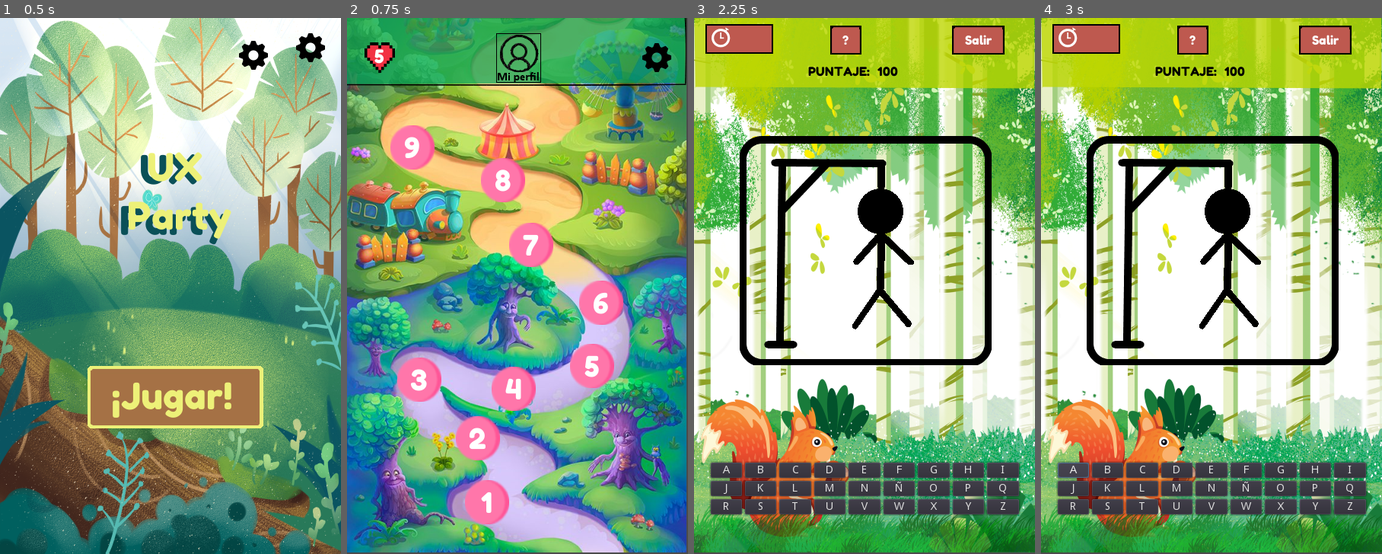
Above: before the commit, frames 1-4 (left to right).
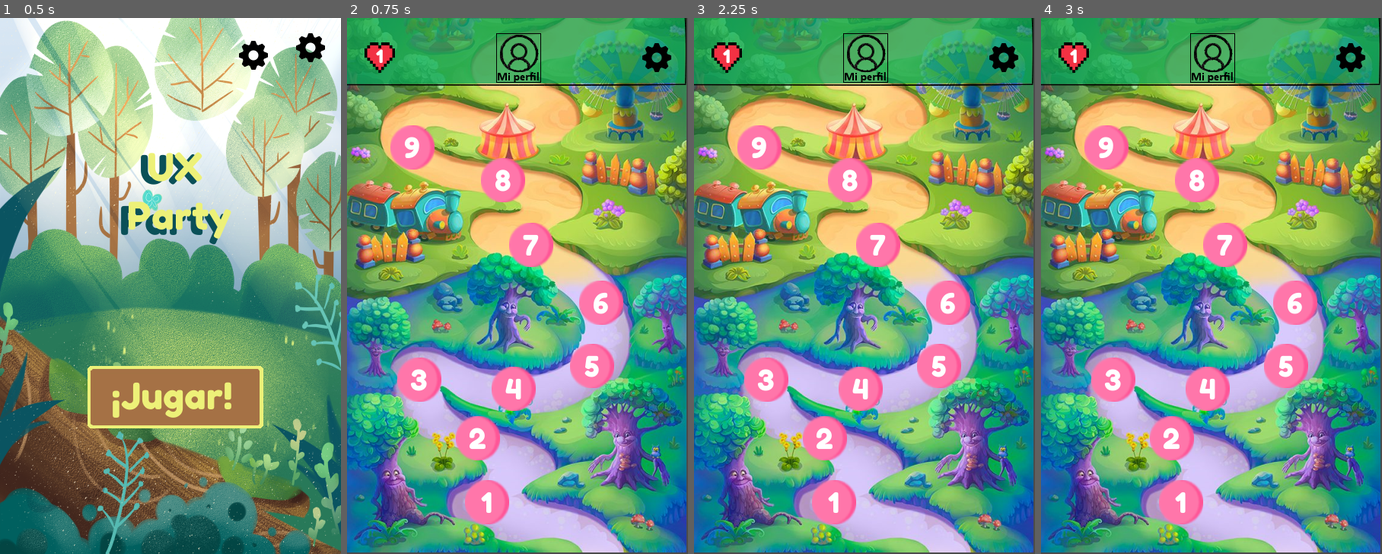
Above: after the commit, the same moments.

Repository: alexiaCat/Ux-Party
Game: Godot game, scene res://main/Main.tscn
Same seed, same stepped clock (60 frames per second), same inputs: the game is played once before the commit and once after it.
Inputs (mouse positions are in pixels of both pictures, inside the frame that each line leads up to):
- Up to frame 1 (0.5 s): no input
- Up to frame 2 (0.75 s): click "¡Jugar!" at 0.5 s
- Up to frame 3 (2.25 s): click "5" at 1.25 s; click "1" at 2 s
- Up to frame 4 (3 s): click (1071, 468) at 2.75 s, where only the run before the commit has a clickable "A"

Frame 1 is identical in both runs. In frame 2, less than 0.1% of the frame differs, in the area x 8-11%, y 5-9%; in frame 3, 98%, in the area x 0-100%, y 0-100%; in frame 4, 98%.
Error after the commit: Invalid call. Nonexistent 'String' constructor. (res://gamehandler.gd:45)

Commit message:
funciona el ahorcado xd

Diff:
--- a/gamehandler.gd
+++ b/gamehandler.gd
@@ -1,8 +1,12 @@
 extends Node
 
 var counterhangedgame
-var vidas_jugador = 5
+#cantidad maxima de vidas, comparar con vidas jugador ya que no puede exceder las 5
+const max_vidas = 5
+var vidas_jugador
 var time_left = 60
+# Luego de pasados 4 minutos desde la pérdida de una vida se repondrá la vida perdida.
+var life_recharge = 240
 var puntajeglobal = 0
 var turno = true
 var pnivel1
@@ -27,10 +31,15 @@
 var level7 = false
 var level8 = false
 
-
 # Called when the node enters the scene tree for the first time.
 func _ready():
 	pass # Replace with function body.
+
+func comparar_vidas():
+	if (vidas_jugador > max_vidas):
+		vidas_jugador = vidas_jugador
+	else:
+		vidas_jugador = 5
 
 func update_vidas():
 	get_tree().get_nodes_in_group("vidasjugador")[0].text = String(vidas_jugador)
--- /dev/null
+++ b/hanged_game/Letters.gd
@@ -0,0 +1,86 @@
+extends Node2D
+
+export (String) var input
+var line = preload("res://hanged_game/Letters.tscn")
+onready var apretarletra_s : AudioStreamPlayer = get_node("click_letter")
+
+
+var arr_labels = []
+var alpha = []
+var arr_spaces = []
+var words = ["UX", "EXPERIENCIA"]
+
+var length
+var temp
+
+signal notthere
+signal youwin
+signal mayoi
+# Called when the node enters the scene tree for the first time.
+func _ready():
+	randomize()
+	input = words[randi() % words.size()]
+	temp = input
+	arr_labels.clear()
+	alpha.clear()
+	arr_spaces.clear()
+
+	temp = temp.replace(" ", "/")
+
+	initialize()
+
+	temp = temp.replace("/", "")
+	length = temp.length()
+
+
+func initialize():
+	var pos = $start.position
+	var counter = 0
+
+	for i in temp:
+		var space = line.instance()
+		arr_spaces.append(space)
+		space.position = pos
+		space.translate(Vector2(35 * counter, 0))
+		var lab = space.get_node("letter")
+		if i != "/":
+			arr_labels.append(lab)
+		elif i == "/":
+			var temp_line = space.get_node("line")
+			temp_line.hide()
+
+		add_child(space)
+		counter = counter + 1
+
+
+func not_there():
+	emit_signal("notthere")
+# Called every frame. 'delta' is the elapsed time since the previous frame.
+#func _process(delta):
+#	pass
+
+
+func handle_string(s):
+	apretarletra_s.play()
+	var pos = temp.find(s)
+	if pos != -1:
+		for i in range(pos, length):
+			if temp.substr(i, 1) == s:
+				arr_labels[i].text = s
+		temp = temp.replace(s, "/")
+		alpha.append(s)
+	elif alpha.find(s) != -1:
+		pass
+	else:
+		emit_signal("notthere")
+
+	win()
+
+func win():
+	var slash_counter = 0
+	for i in temp:
+		if i == "/":
+			slash_counter = slash_counter + 1
+	if slash_counter == length:
+		print("ganaste oezi")
+		emit_signal("youwin")
--- /dev/null
+++ b/hanged_game/Letters.tscn
@@ -0,0 +1,20 @@
+[gd_scene format=2]
+
+[node name="Letters" type="Node2D"]
+
+[node name="line" type="Line2D" parent="."]
+position = Vector2( 268, -252 )
+points = PoolVector2Array( -270, 251, -248, 251 )
+width = 3.0
+default_color = Color( 0, 0, 0, 1 )
+joint_mode = 2
+begin_cap_mode = 2
+end_cap_mode = 2
+
+[node name="letter" type="Label" parent="."]
+margin_left = 2.0
+margin_top = -22.0
+margin_right = 16.0
+margin_bottom = -2.0
+custom_colors/font_color = Color( 0, 0, 0, 1 )
+align = 1
--- a/hanged_game/Main_hanged_game.tscn
+++ b/hanged_game/Main_hanged_game.tscn
@@ -1,10 +1,9 @@
-[gd_scene load_steps=6 format=2]
+[gd_scene load_steps=5 format=2]
 
 [ext_resource path="res://hanged_game/background_ahorcado.tscn" type="PackedScene" id=1]
 [ext_resource path="res://top_bar_hanged_game/top_bar_minigames.tscn" type="PackedScene" id=2]
 [ext_resource path="res://hanged_game/Main_hanged_game.gd" type="Script" id=3]
-[ext_resource path="res://hanged_game/hangman.tscn" type="PackedScene" id=4]
-[ext_resource path="res://hanged_game/Teclado.tscn" type="PackedScene" id=5]
+[ext_resource path="res://hanged_game/game.tscn" type="PackedScene" id=4]
 
 [node name="Main_hanged_game" type="Node2D"]
 script = ExtResource( 3 )
@@ -13,10 +12,4 @@
 
 [node name="top_bar_minigames" parent="." instance=ExtResource( 2 )]
 
-[node name="hangman" parent="." instance=ExtResource( 4 )]
-
-[node name="Teclado" parent="." instance=ExtResource( 5 )]
-margin_left = 22.0
-margin_top = 584.0
-margin_right = 427.0
-margin_bottom = 659.0
+[node name="game" parent="." instance=ExtResource( 4 )]
--- /dev/null
+++ b/hanged_game/game.gd
@@ -0,0 +1,24 @@
+extends Node2D
+
+
+var counter
+
+# Called when the node enters the scene tree for the first time.
+func _ready():
+	counter = 0
+
+
+
+
+func _on_Letters_notthere():
+	counter = counter + 1
+	print(counter)
+	match counter:
+		1: $hangman/person/cabeza.show()
+		2: $hangman/person/torso.show()
+		3: $hangman/person/brazo_izquierdo.show()
+		4: $hangman/person/brazo_derecho.show()
+		5: $hangman/person/pie_izquierdo.show()
+		6: $hangman/person/pie_derecho.show()
+	if counter == 6:
+		print("perdiste")
--- /dev/null
+++ b/hanged_game/game.tscn
@@ -0,0 +1,175 @@
+[gd_scene load_steps=7 format=2]
+
+[ext_resource path="res://hanged_game/Teclado.tscn" type="PackedScene" id=1]
+[ext_resource path="res://hanged_game/hangman.tscn" type="PackedScene" id=2]
+[ext_resource path="res://hanged_game/Letters.tscn" type="PackedScene" id=3]
+[ext_resource path="res://assets/audio/click.mp3" type="AudioStream" id=4]
+[ext_resource path="res://hanged_game/game.gd" type="Script" id=5]
+[ext_resource path="res://hanged_game/Letters.gd" type="Script" id=6]
+
+[node name="game" type="Node2D"]
+script = ExtResource( 5 )
+
+[node name="Letters" parent="." instance=ExtResource( 3 )]
+script = ExtResource( 6 )
+
+[node name="start" type="Position2D" parent="Letters"]
+position = Vector2( 29, 557 )
+
+[node name="click_letter" type="AudioStreamPlayer" parent="Letters"]
+stream = ExtResource( 4 )
+
+[node name="Teclado" parent="." instance=ExtResource( 1 )]
+margin_left = 113.0
+margin_top = 600.0
+margin_right = 346.0
+margin_bottom = 694.0
+
+[node name="Columna1" parent="Teclado" index="0"]
+margin_right = 21.0
+
+[node name="Letra_a" parent="Teclado/Columna1" index="0"]
+margin_right = 21.0
+
+[node name="Letra_j" parent="Teclado/Columna1" index="1"]
+margin_right = 21.0
+
+[node name="Letra_r" parent="Teclado/Columna1" index="2"]
+margin_right = 21.0
+
+[node name="Columna2" parent="Teclado" index="1"]
+margin_left = 25.0
+margin_right = 46.0
+
+[node name="Letra_b" parent="Teclado/Columna2" index="0"]
+margin_right = 21.0
+
+[node name="Letra_k" parent="Teclado/Columna2" index="1"]
+margin_right = 21.0
+
+[node name="Letra_s" parent="Teclado/Columna2" index="2"]
+margin_right = 21.0
+
+[node name="Columna3" parent="Teclado" index="2"]
+margin_left = 50.0
+margin_right = 70.0
+
+[node name="Letra_c" parent="Teclado/Columna3" index="0"]
+margin_right = 20.0
+
+[node name="Letra_l" parent="Teclado/Columna3" index="1"]
+margin_right = 20.0
+
+[node name="Letra_t" parent="Teclado/Columna3" index="2"]
+margin_right = 20.0
+
+[node name="Columna4" parent="Teclado" index="3"]
+margin_left = 74.0
+margin_right = 98.0
+
+[node name="Letra_d" parent="Teclado/Columna4" index="0"]
+margin_right = 24.0
+
+[node name="Letra_m" parent="Teclado/Columna4" index="1"]
+margin_right = 24.0
+
+[node name="Letra u" parent="Teclado/Columna4" index="2"]
+margin_right = 24.0
+
+[node name="Columna5" parent="Teclado" index="4"]
+margin_left = 102.0
+margin_right = 124.0
+
+[node name="Letra_e" parent="Teclado/Columna5" index="0"]
+margin_right = 22.0
+
+[node name="Letra_n" parent="Teclado/Columna5" index="1"]
+margin_right = 22.0
+
+[node name="Letra_v" parent="Teclado/Columna5" index="2"]
+margin_right = 22.0
+
+[node name="Columna6" parent="Teclado" index="5"]
+margin_left = 128.0
+margin_right = 153.0
+
+[node name="Letra_f" parent="Teclado/Columna6" index="0"]
+margin_right = 25.0
+
+[node name="Letra_ñ" parent="Teclado/Columna6" index="1"]
+margin_right = 25.0
+
+[node name="Letra_w" parent="Teclado/Columna6" index="2"]
+margin_right = 25.0
+
+[node name="Columna7" parent="Teclado" index="6"]
+margin_left = 157.0
+margin_right = 180.0
+
+[node name="Letra_g" parent="Teclado/Columna7" index="0"]
+margin_right = 23.0
+
+[node name="Letra_o" parent="Teclado/Columna7" index="1"]
+margin_right = 23.0
+
+[node name="Letra_x" parent="Teclado/Columna7" index="2"]
+margin_right = 23.0
+
+[node name="Columna8" parent="Teclado" index="7"]
+margin_left = 184.0
+margin_right = 206.0
+
+[node name="Letra_h" parent="Teclado/Columna8" index="0"]
+margin_right = 22.0
+
+[node name="Letra_p" parent="Teclado/Columna8" index="1"]
+margin_right = 22.0
+
+[node name="Letra_y" parent="Teclado/Columna8" index="2"]
+margin_right = 22.0
+
+[node name="Columna9" parent="Teclado" index="8"]
+margin_left = 210.0
+margin_right = 233.0
+
+[node name="Letra_i" parent="Teclado/Columna9" index="0"]
+margin_right = 23.0
+
+[node name="Letra_q" parent="Teclado/Columna9" index="1"]
+margin_right = 23.0
+
+[node name="Letra_z" parent="Teclado/Columna9" index="2"]
+margin_right = 23.0
+
+[node name="hangman" parent="." instance=ExtResource( 2 )]
+
+[connection signal="notthere" from="Letters" to="." method="_on_Letters_notthere"]
+[connection signal="pressed" from="Teclado/Columna1/Letra_a" to="Letters" method="handle_string" binds= [ "A" ]]
+[connection signal="pressed" from="Teclado/Columna1/Letra_j" to="Letters" method="handle_string" binds= [ "J" ]]
+[connection signal="pressed" from="Teclado/Columna1/Letra_r" to="Letters" method="handle_string" binds= [ "R" ]]
+[connection signal="pressed" from="Teclado/Columna2/Letra_b" to="Letters" method="handle_string" binds= [ "B" ]]
+[connection signal="pressed" from="Teclado/Columna2/Letra_k" to="Letters" method="handle_string" binds= [ "K" ]]
+[connection signal="pressed" from="Teclado/Columna2/Letra_s" to="Letters" method="handle_string" binds= [ "S" ]]
+[connection signal="pressed" from="Teclado/Columna3/Letra_c" to="Letters" method="handle_string" binds= [ "C" ]]
+[connection signal="pressed" from="Teclado/Columna3/Letra_l" to="Letters" method="handle_string" binds= [ "L" ]]
+[connection signal="pressed" from="Teclado/Columna3/Letra_t" to="Letters" method="handle_string" binds= [ "T" ]]
+[connection signal="pressed" from="Teclado/Columna4/Letra_d" to="Letters" method="handle_string" binds= [ "D" ]]
+[connection signal="pressed" from="Teclado/Columna4/Letra_m" to="Letters" method="handle_string" binds= [ "M" ]]
+[connection signal="pressed" from="Teclado/Columna4/Letra u" to="Letters" method="handle_string" binds= [ "U" ]]
+[connection signal="pressed" from="Teclado/Columna5/Letra_e" to="Letters" method="handle_string" binds= [ "E" ]]
+[connection signal="pressed" from="Teclado/Columna5/Letra_n" to="Letters" method="handle_string" binds= [ "N" ]]
+[connection signal="pressed" from="Teclado/Columna5/Letra_v" to="Letters" method="handle_string" binds= [ "V" ]]
+[connection signal="pressed" from="Teclado/Columna6/Letra_f" to="Letters" method="handle_string" binds= [ "F" ]]
+[connection signal="pressed" from="Teclado/Columna6/Letra_ñ" to="Letters" method="handle_string" binds= [ "Ñ" ]]
+[connection signal="pressed" from="Teclado/Columna6/Letra_w" to="Letters" method="handle_string" binds= [ "W" ]]
+[connection signal="pressed" from="Teclado/Columna7/Letra_g" to="Letters" method="handle_string" binds= [ "G" ]]
+[connection signal="pressed" from="Teclado/Columna7/Letra_o" to="Letters" method="handle_string" binds= [ "O" ]]
+[connection signal="pressed" from="Teclado/Columna7/Letra_x" to="Letters" method="handle_string" binds= [ "X" ]]
+[connection signal="pressed" from="Teclado/Columna8/Letra_h" to="Letters" method="handle_string" binds= [ "H" ]]
+[connection signal="pressed" from="Teclado/Columna8/Letra_p" to="Letters" method="handle_string" binds= [ "P" ]]
+[connection signal="pressed" from="Teclado/Columna8/Letra_y" to="Letters" method="handle_string" binds= [ "Y" ]]
+[connection signal="pressed" from="Teclado/Columna9/Letra_i" to="Letters" method="handle_string" binds= [ "I" ]]
+[connection signal="pressed" from="Teclado/Columna9/Letra_q" to="Letters" method="handle_string" binds= [ "Q" ]]
+[connection signal="pressed" from="Teclado/Columna9/Letra_z" to="Letters" method="handle_string" binds= [ "Z" ]]
+
+[editable path="Teclado"]
--- a/hanged_game/hangman.tscn
+++ b/hanged_game/hangman.tscn
@@ -1,7 +1,7 @@
 [gd_scene load_steps=3 format=2]
 
 [ext_resource path="res://hanged_game/horca.png" type="Texture" id=1]
-[ext_resource path="res://cabeza.gd" type="Script" id=2]
+[ext_resource path="res://hanged_game/cabeza.gd" type="Script" id=2]
 
 [node name="hangman" type="Node2D"]
 
@@ -18,6 +18,7 @@
 }
 
 [node name="torso" type="Line2D" parent="person"]
+visible = false
 position = Vector2( 174.174, 488.142 )
 rotation = 0.0274661
 scale = Vector2( 9.86257, 6.75077 )
@@ -29,6 +30,7 @@
 end_cap_mode = 2
 
 [node name="brazo_derecho" type="Line2D" parent="person"]
+visible = false
 position = Vector2( -122, -19 )
 rotation = -0.0404215
 scale = Vector2( 1.45489, 1.05579 )
@@ -40,6 +42,7 @@
 end_cap_mode = 2
 
 [node name="pie_derecho" type="Line2D" parent="person"]
+visible = false
 position = Vector2( 42.1632, 30.5203 )
 scale = Vector2( 0.834467, 0.921258 )
 points = PoolVector2Array( 244, 357, 287, 403 )
@@ -49,6 +52,7 @@
 end_cap_mode = 2
 
 [node name="pie_izquierdo" type="Line2D" parent="person"]
+visible = false
 position = Vector2( 69.25, 136.143 )
 scale = Vector2( 0.765625, 0.857143 )
 points = PoolVector2Array( 230, 256, 186, 313 )
@@ -58,6 +62,7 @@
 end_cap_mode = 2
 
 [node name="brazo_izquierdo" type="Line2D" parent="person"]
+visible = false
 position = Vector2( -265.323, -377.588 )
 scale = Vector2( 2.16739, 2.26471 )
 points = PoolVector2Array( 221, 308, 234, 294 )
@@ -68,6 +73,7 @@
 end_cap_mode = 2
 
 [node name="cabeza" type="Node2D" parent="person"]
+visible = false
 script = ExtResource( 2 )
 
 [node name="head_pos" type="Position2D" parent="person/cabeza"]
--- a/main_map/Main_scene.tscn
+++ b/main_map/Main_scene.tscn
@@ -220,6 +220,9 @@
 text = "9"
 align = 1
 valign = 1
+
+[node name="timer_lifes" type="Timer" parent="."]
+autostart = true
 
 [connection signal="pressed" from="Level1" to="." method="_on_Level1_pressed"]
 [connection signal="pressed" from="Level2" to="." method="_on_Level2_pressed"]
Not shown, added: assets/audio/click.mp3.import
Renamed: cabeza.gd -> hanged_game/cabeza.gd
Not shown, added: assets/audio/click.mp3
